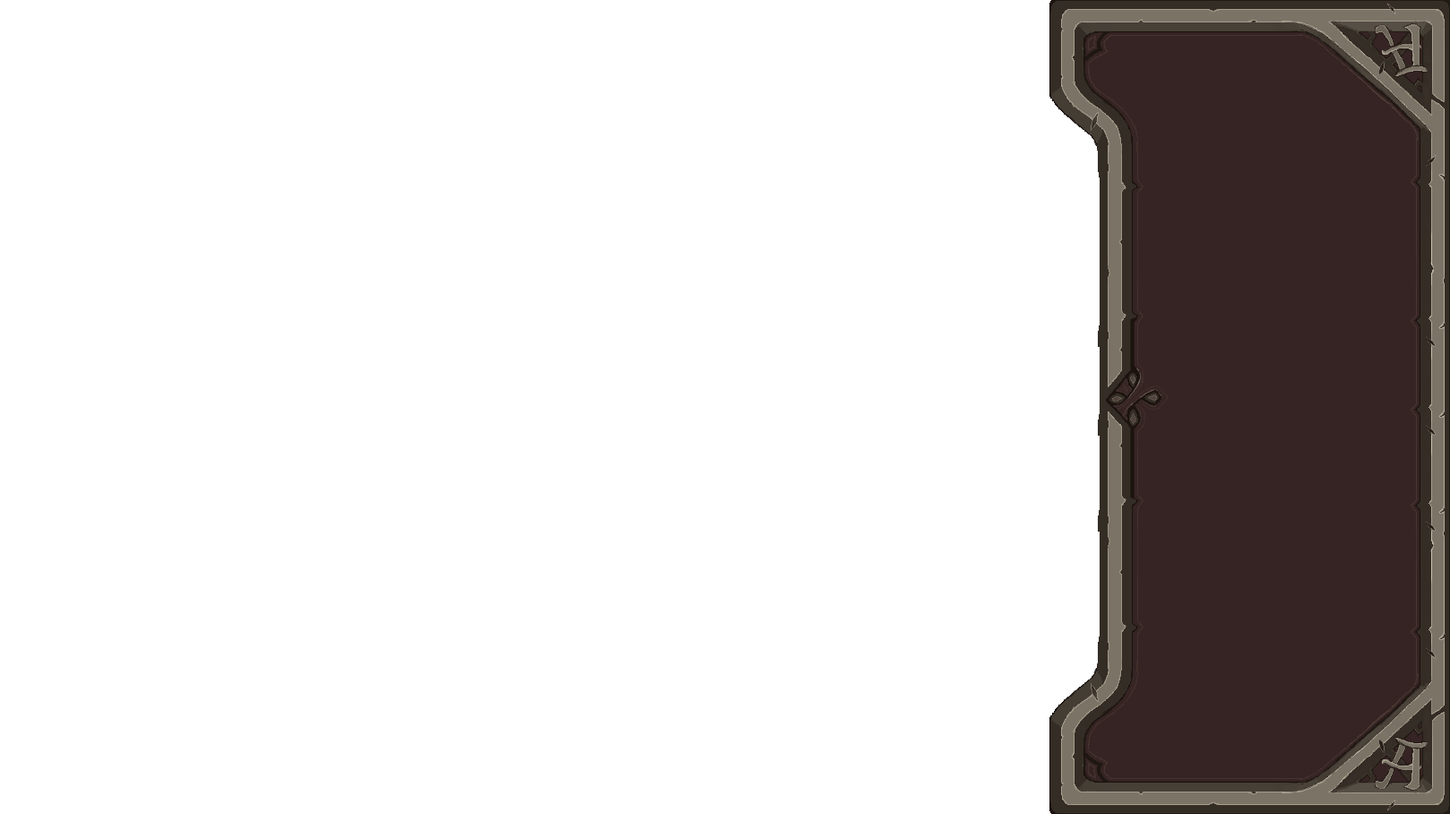
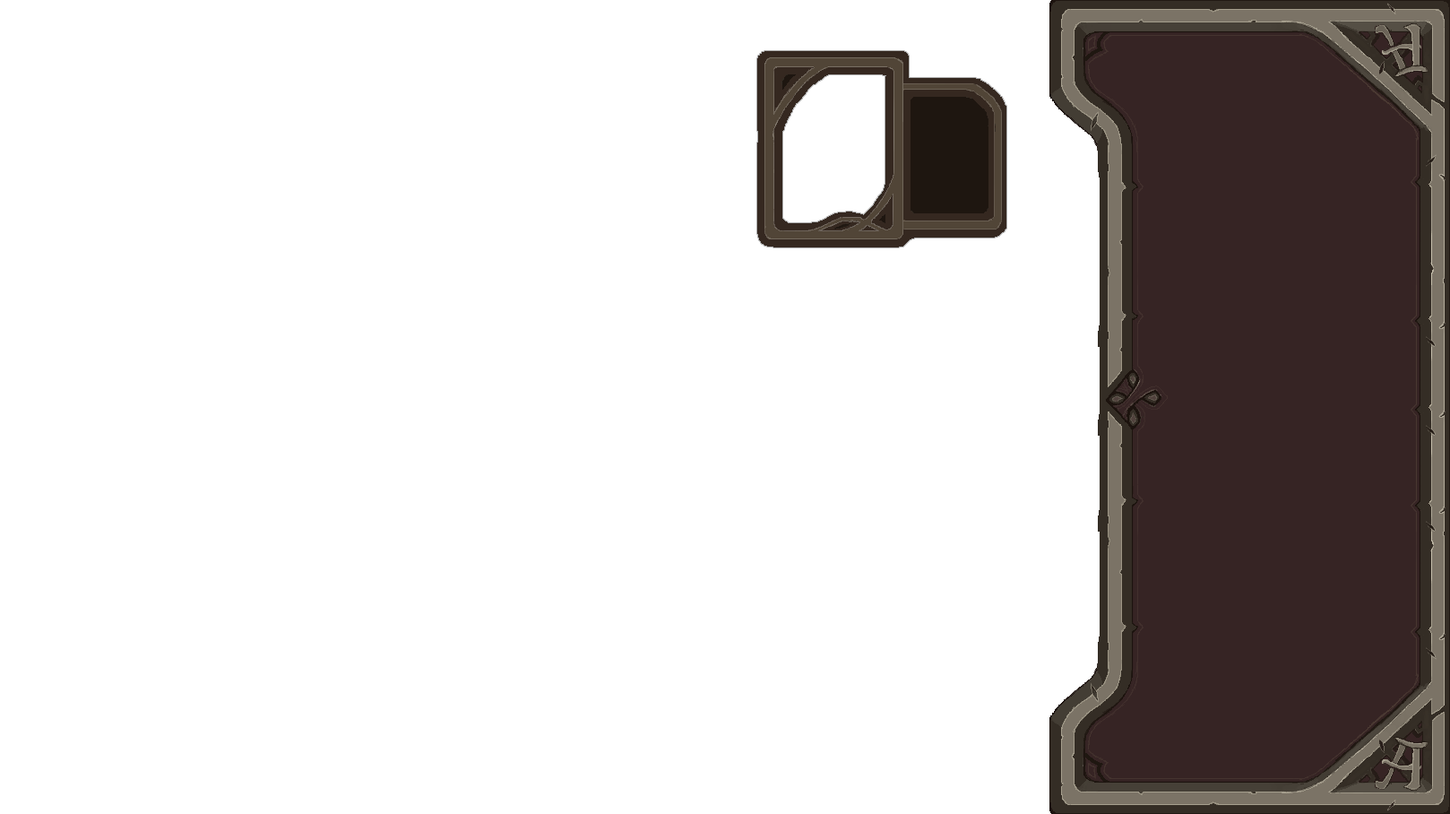
Layer changes from the first w=1450, h=814 image to the second:
added layer "Calque 7" above "Calque 6" over [757, 51, 1007, 248]
added layer "Calque 6" above "Calque 5" over [1128, 33, 1423, 782]
